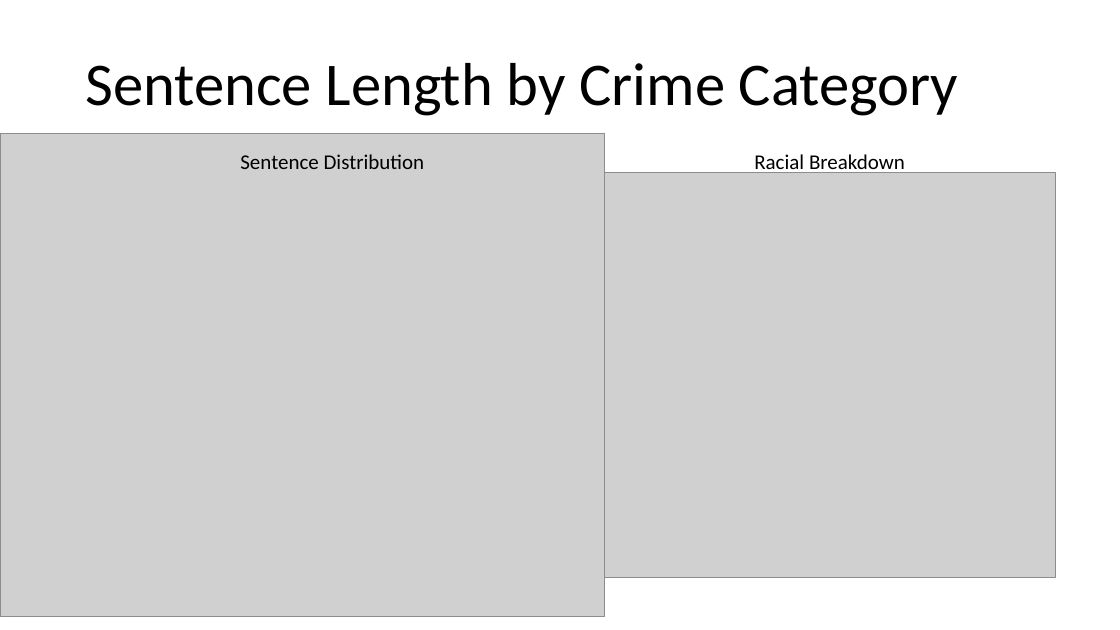
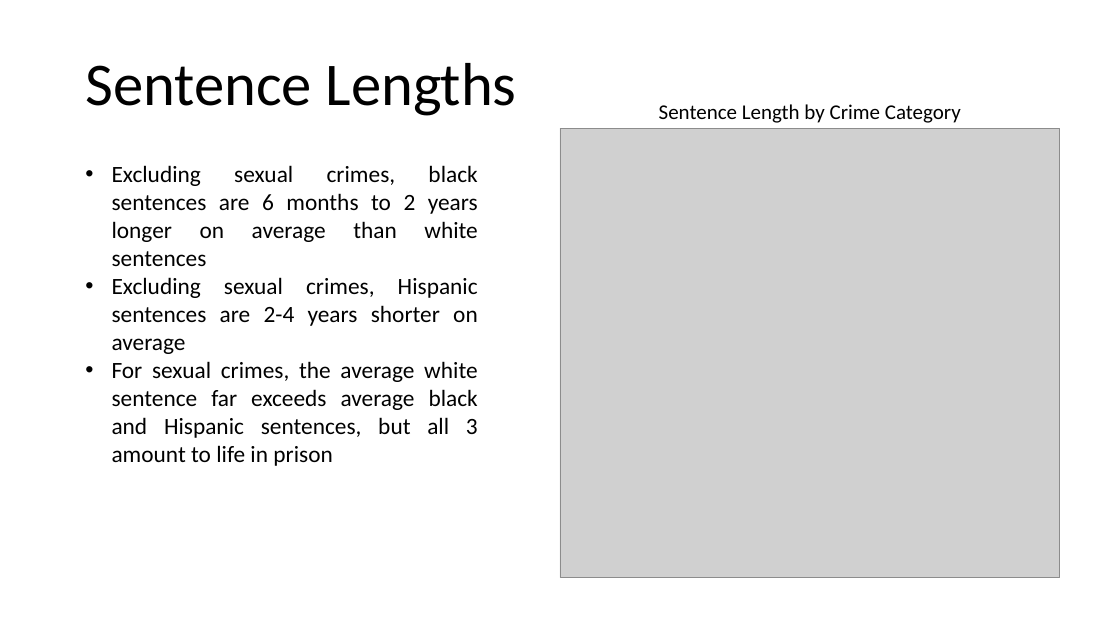
Before and after one commit to jenwhitson/sentencing_project, a slide deck: slide 8 of Presentation.pptx. Drawn at 1120x630 pixels with LibreOffice and Linux fonts; fonts in the diff are those of the drawing; grey boxes stand for pictures. Boxes give left, top, right and bottom in pixels: in the first picture for what was removed or moved away, otherwise in the second. Text is boxed around its words. In the diff, an @@ line names an element or a change of style, - is before the commit and + after.

```diff
--- a/Presentation.pptx
+++ b/Presentation.pptx
@@ title at <box>85,63,517,116</box>: text changed @@
-Sentence Length by Crime Category
+Sentence Lengths
@@ text at <box>659,104,961,123</box>: text changed @@
-Racial Breakdown
+Sentence Length by Crime Category
@@ picture removed at <box>1,134,605,617</box> @@
@@ picture: place and size @@
-picture at <box>604,172,1055,577</box>
+picture at <box>560,129,1060,578</box>
@@ text added at <box>112,165,478,466</box>, 20 pt, text #000000 @@
+• Excluding sexual crimes, black sentences are 6 months to 2 years longer on average than white sentences
+• Excluding sexual crimes, Hispanic sentences are 2-4 years shorter on average
+• For sexual crimes, the average white sentence far exceeds average black and Hispanic sentences, but all 3 amount to life in prison
@@ text removed at <box>240,154,425,169</box> @@
-Sentence Distribution
```
Also in this commit, not shown: 6 other slides changed, 1 other file.
